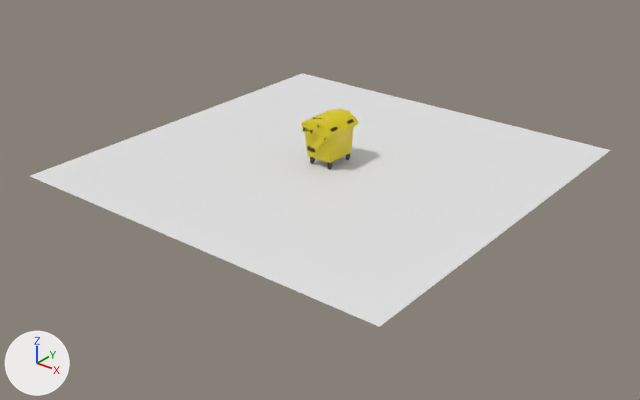
The glTF model models/samples/TonneGelb.glb: old version first, new version second.
The view is the same before and after, from a 50 mm camera at (34.6, -44.3, 24.4) aimed at (0.6, -1.9, -1.9). Arrows for +X, +Y and +Z are at lower left; the lights stay in place.
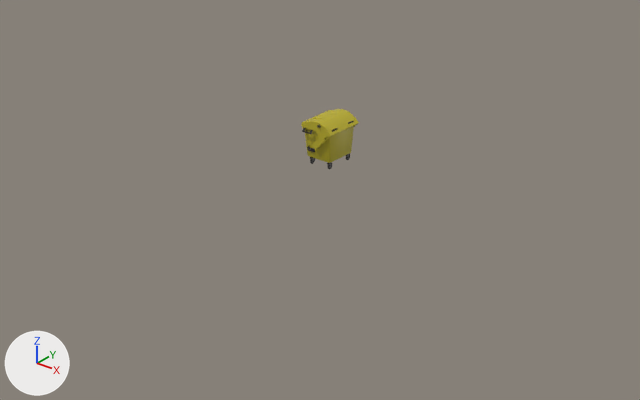
Pixel boxes (x1, y1, x2, y2) of what changed, in the pictures (640 x 400 px):
'Plane', deleted: before (30, 73, 611, 327)
'Cube.001', surface changed: (301, 109, 359, 169) in both

The edits, one by one:
Picture 'Tonne gelb' (img_tonne_gelb) is new.
Material 'Textur' (mat_textur) changes its picture from img_tonne_blau to img_tonne_gelb.
Object 'Plane' (ob_plane) is deleted.
